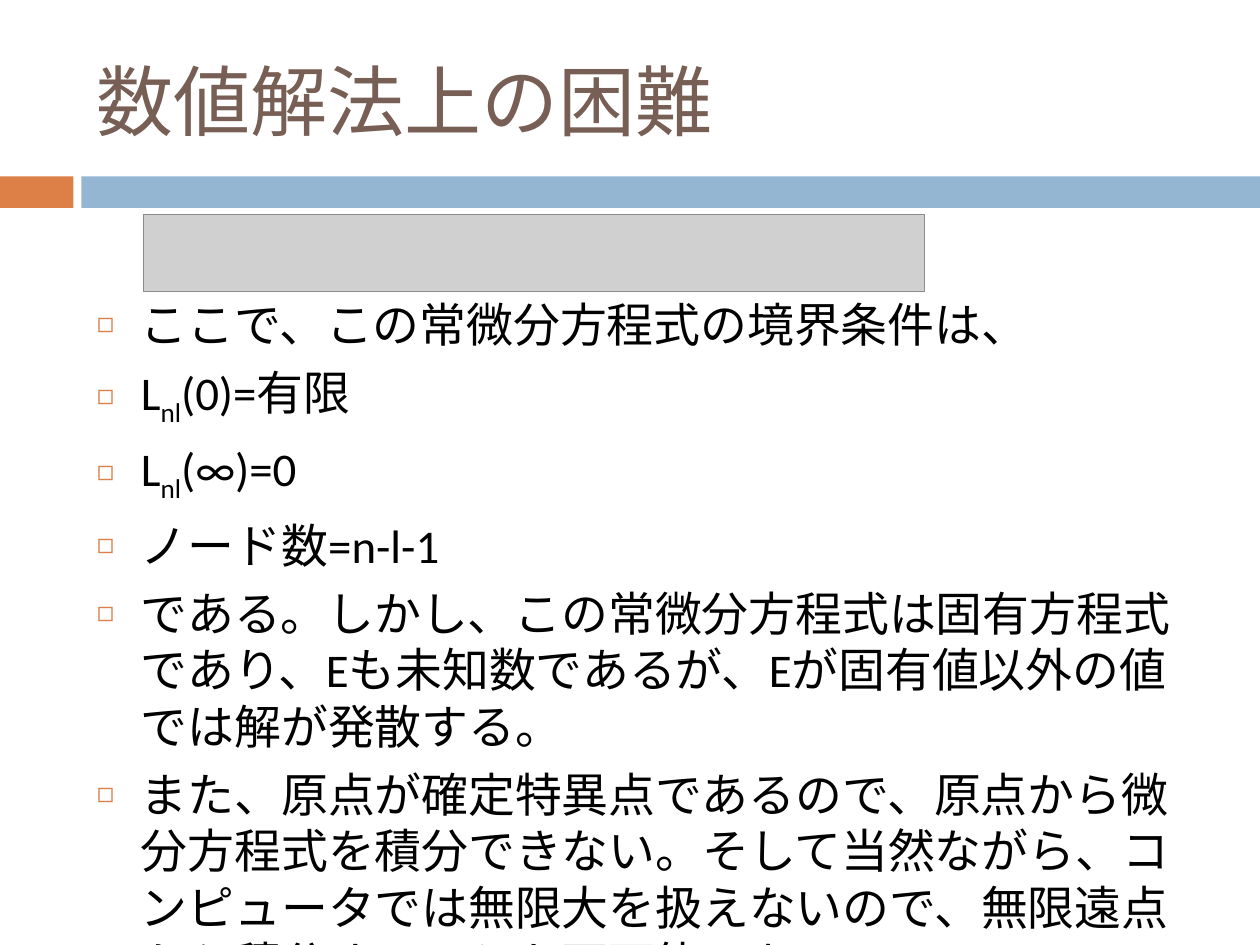
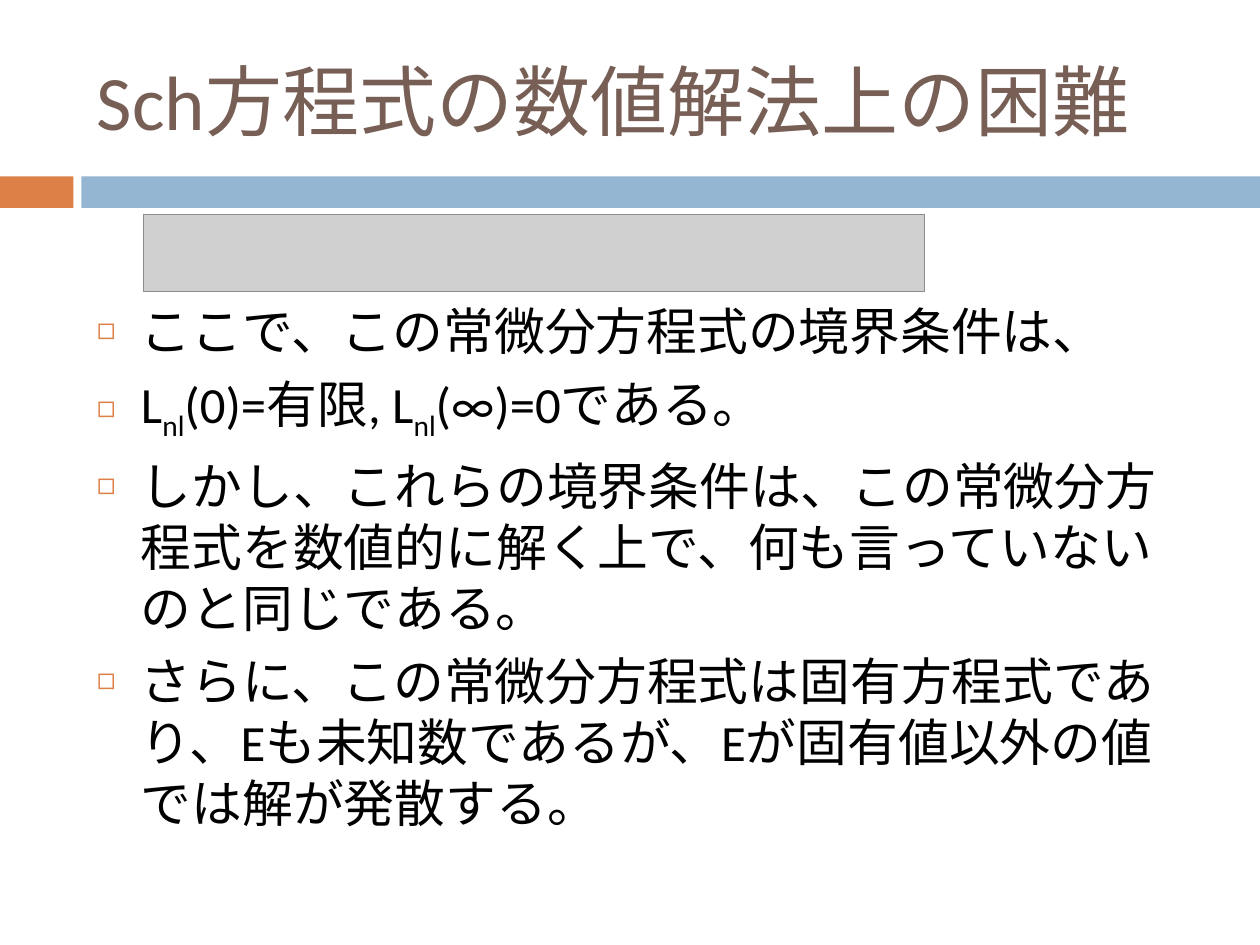
Before and after one commit to dc1394/fukui_sono2, a slide deck: slide 9 of 福井技術者の集いその2_発表資料スライド.pptx. Drawn at 1260x945 pixels with LibreOffice and Linux fonts; fonts in the diff are those of the drawing; grey boxes stand for pictures. Boxes give left, top, right and bottom in pixels: in the first picture for what was removed or moved away, otherwise in the second. Text is boxed around its words. In the diff, an @@ line names an element or a change of style, - is before the commit and + after.

```diff
--- a/福井技術者の集いその2_発表資料スライド.pptx
+++ b/福井技術者の集いその2_発表資料スライド.pptx
@@ title at [97, 66, 1129, 137]: text changed @@
-数値解法上の困難
+Sch方程式の数値解法上の困難
@@ text at [141, 307, 1104, 355]: size 26.8 to 29 pt in "ここで、この常微分方程式の境界条件は、" @@
@@ text at [141, 381, 1156, 826]: text changed; size 26.8 to 29 pt @@
-◻ Lnl(0)=有限
-◻ Lnl(∞)=0
-◻ ノード数=n-l-1
-◻ である。しかし、この常微分方程式は固有方程式であり、Eも未知数であるが、Eが固有値以外の値では解が発散する。
-◻ また、原点が確定特異点であるので、原点から微分方程式を積分できない。そして当然ながら、コンピュータでは無限大を扱えないので、無限遠点から積分することも不可能である。
+◻ Lnl(0)=有限, Lnl(∞)=0である。
+◻ しかし、これらの境界条件は、この常微分方程式を数値的に解く上で、何も言っていないのと同じである。
+◻ さらに、この常微分方程式は固有方程式であり、Eも未知数であるが、Eが固有値以外の値では解が発散する。
```
Also in this commit, not shown: 5 other slides changed, 2 slides added, 4 slides removed, 2 other files.
